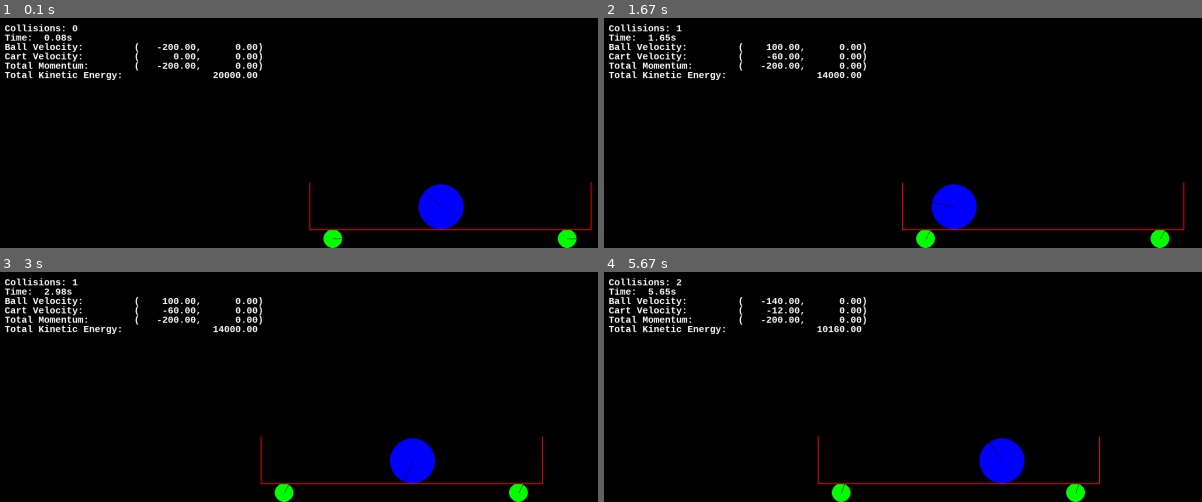
Above: before the commit, frames 1-4 (two rows, left to right).
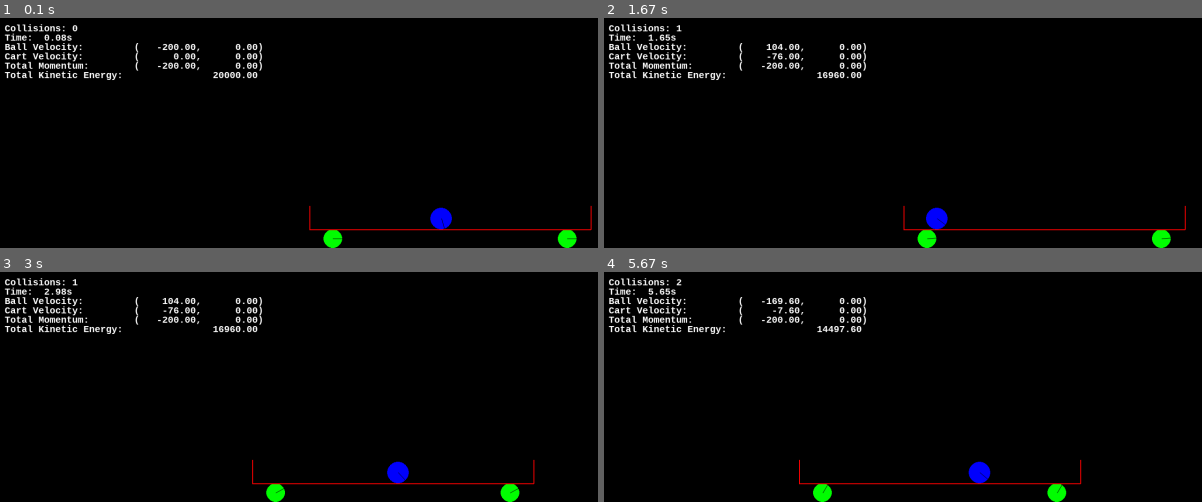
Above: after the commit, the same moments.

Repository: mhdeeb/PyModules
Game: pygame game, started from Dynamic Collision/main.py
The game is run twice, just before and just after one commit, with the same random seed, the same clock (stepped at 60 frames per second) and the same inputs.
Inputs:
- Up to frame 1 (0.1 s): no input
- Up to frame 2 (1.67 s): no input
- Up to frame 3 (3 s): no input
- Up to frame 4 (5.67 s): no input

The runs differ from the first frame. In frame 1, 1.0% of the frame differs, in the area x 51-99%, y 71-93%; in frame 2, 1.6%; in frame 3, 1.9%; in frame 4, 2.5%, in the area x 27-83%, y 11-100%.

Commit message:
Fix delta time

Diff:
--- a/Dynamic Collision/main.py
+++ b/Dynamic Collision/main.py
@@ -21,7 +21,7 @@
     console = True  # Set to False to disable console output
     cart_bounce = False  # Set to True to enable bouncing off the cart
 
-    r = 50  # Ball radius
+    r = 25  # Ball radius
     d = 300  # Cart width / 2
     cart = Cart(origin=Vector2(center.x, height - 40), width=int(2 * d), height=2 * r, color="red")
     ball = Ball(center=Vector2(center.x, height - 2 * (20 + r) + r + 2), radius=r - 2, color="blue")
@@ -31,8 +31,8 @@
     cart.velocity = Vector2(0, 0)
     ball.velocity = Vector2(-v0, 0)
     ball.mass = 1
-    cart.mass = 5
-    e = 0.8  # Coefficient of restitution
+    cart.mass = 4
+    e = 0.9 # Coefficient of restitution
 
     # Collision Response Coefficients
     c1 = (ball.mass - e * cart.mass) / (ball.mass + cart.mass)
@@ -113,7 +113,7 @@
                                 True, "white"), (10, font_size * 6))
         pygame.display.set_caption(f"Dynamic Collision - {round(clock.get_fps(), 2)} fps")
 
-        clock.tick(120)
+        dt = clock.tick(120) / 1000
         pygame.display.update()
 
 pygame.quit()
